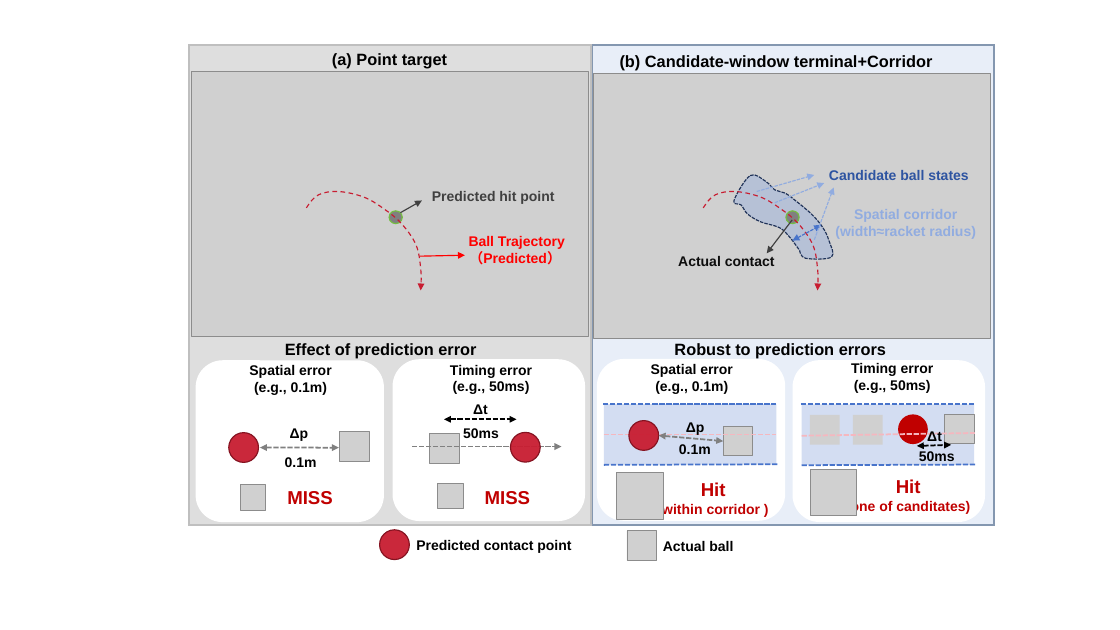
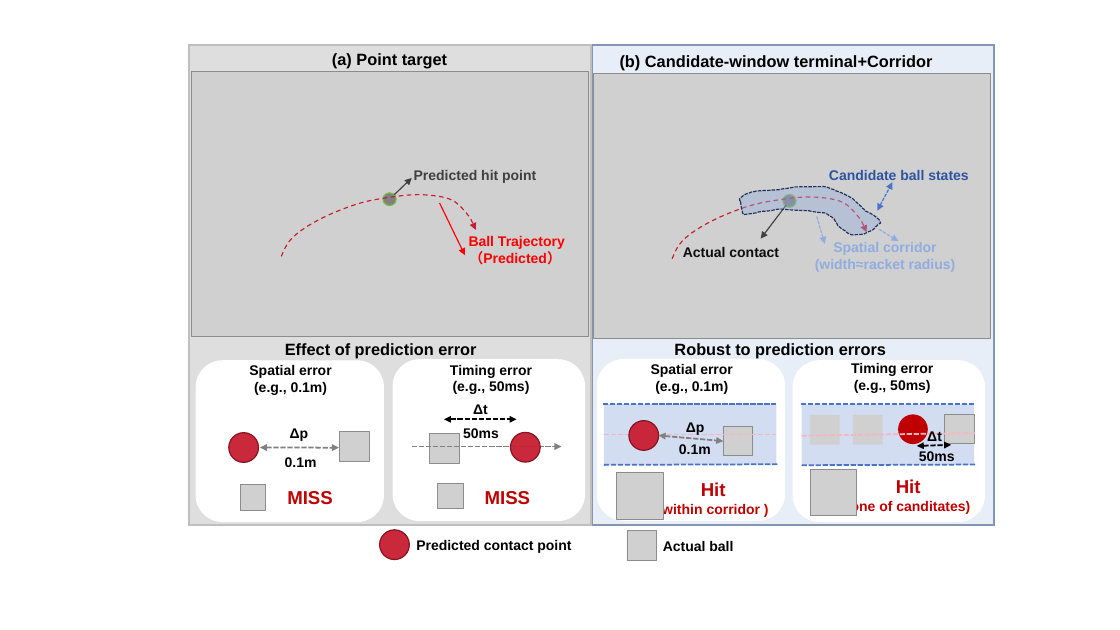
Before and after one commit to Mask-Project-Tennis/Tennis_robot_mujoco_sim, a slide deck: slide 1 of paper/figures/ICRA.pptx. Drawn at 1120x630 pixels with LibreOffice and Linux fonts; fonts in the diff are those of the drawing; grey boxes stand for pictures; background and template pictures are left out. Boxes give left, top, right and bottom in pixels: in the first picture for what was removed or moved away, otherwise in the second. Text is boxed around its words. In the diff, an @@ line names an element or a change of style, - is before the commit and + after.

```diff
--- a/paper/figures/ICRA.pptx
+++ b/paper/figures/ICRA.pptx
@@ freeform shape at bbox=[275, 156, 477, 319]: rotation 0 to 331 degrees; outline redrawn @@
@@ text "Predicted hit point": place and size @@
-text "Predicted hit point" at bbox=[432, 191, 554, 204]
+text "Predicted hit point" at bbox=[414, 170, 536, 183]
@@ arrow moved from (401, 213) - (422, 201) to (394, 195) - (412, 178) @@
@@ freeform shape at bbox=[666, 158, 868, 321]: rotation 0 to 331 degrees; outline redrawn @@
@@ arrow removed from (757, 192) to (814, 175) @@
@@ ellipse: place and size @@
-ellipse at bbox=[389, 211, 402, 223]
+ellipse at bbox=[383, 193, 397, 206]
@@ arrow moved from (420, 256) - (465, 255) to (439, 203) - (465, 255) @@
@@ freeform shape: place and size @@
-freeform shape at bbox=[734, 175, 833, 260]
+freeform shape at bbox=[739, 187, 881, 234]
@@ arrow moved from (792, 220) - (767, 254) to (786, 205) - (761, 239) @@
@@ ellipse: place and size @@
-ellipse at bbox=[786, 211, 800, 223]
+ellipse at bbox=[783, 195, 797, 208]
@@ double arrow moved from (792, 240) - (822, 225) to (877, 211) - (892, 182) @@
@@ text "Actual contact": place and size @@
-text "Actual contact" at bbox=[678, 256, 775, 266]
+text "Actual contact" at bbox=[683, 247, 779, 257]
@@ text "Spatial corridor": place and size @@
-text "Spatial corridor" at bbox=[835, 209, 976, 239]
+text "Spatial corridor" at bbox=[815, 242, 956, 272]
@@ arrow moved from (775, 202) - (824, 183) to (817, 217) - (825, 244) @@
@@ arrow moved from (814, 239) - (833, 187) to (879, 229) - (899, 241) @@
```
Also in this commit, not shown: 4 other files.
